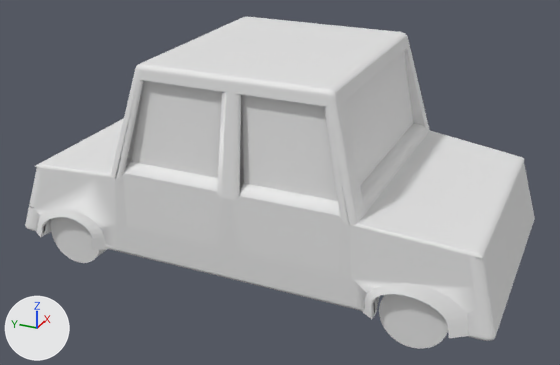
Renders of the FBX model Assets/3D Models/Completed/car-redone.fbx from each side of a commit.
One viewpoint serves both versions: a 50 mm lens placed at (-5.47, -2.44, 3.36), pointed at (-0.09, -0.02, 0.67). Arrows for +X, +Y and +Z are at lower left; the lights stay in place. Where no turn or scale is listed for an object, it has been applied to the vertices. Vertices at the same position are counted once.
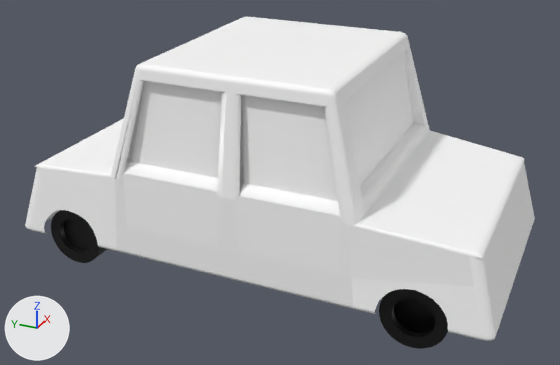
Commit message: car pt 2

Patch to the scene script:
```diff
--- a/Assets/3D Models/Completed/car-redone.fbx.py
+++ b/Assets/3D Models/Completed/car-redone.fbx.py
@@ mat_material @@
 mat_material = principled_material('Material')
-mat_material.base_color = (0.8, 0.8, 0.8)  # white #e7e7e7
+mat_material.base_color = (1.0, 1.0, 1.0)  # white #ffffff
@@ mat_material_001 @@
+mat_material_001 = principled_material('Material.001')
+mat_material_001.base_color = (0.0, 0.0, 0.0)  # black #000000
@@ me_cylinder @@
 # used by ob_cylinder; location = (0.004, -1.425, 0.25)
-me_cylinder.from_pydata(...)  # 512 vertices, 328 faces; spans x -0.95..0.95, y -0.25..3.15, z -0.25..0.25
+me_cylinder.from_pydata(...)  # 512 vertices, 391 faces; spans x -0.95..0.95, y -0.25..3.15, z -0.25..0.25
+# me_cylinder part 3
+# 64 vertices are removed from x -0.89, y -0.16..3.06, z -0.14..0.17
+# 2 faces are deleted
+# 56 new vertices lie (0.05, 0.0, 0.0) away from vertices in x -0.95, y -0.16..3.06, z -0.16..0.16
+# 8 new vertices lie (0.05, 0.0, 0.01) away from vertices in x -0.95, y -0.06..2.96, z -0.15..0.15
+# 65 new faces join them
+# me_cylinder part 4: 326 faces spanning x -0.95..0.95, y -0.25..3.15, z -0.25..0.25 switch from no material to mat_material_001 (black #000000)
@@ me_cube @@
 # used by ob_cube; location = (0.0, 0.0, 0.917)
-me_cube.from_pydata(...)  # 1470 vertices, 1246 faces; spans x -1.03..1.05, y -1.99..1.99, z -0.71..0.88
+me_cube.from_pydata(...)  # 1304 vertices, 1074 faces; spans x -1.0..1.0, y -1.99..1.99, z -0.7..0.88
+# me_cube part 1: 11 vertices moved from x -1.0..1.0, y 1.23..1.75, z -0.69..-0.66 to x -1.0..1.0, y 1.21..1.99, z -0.69..-0.66; 150 vertices removed from x -1.03..1.05, y 1.03..1.99, z -0.71..-0.12; 79 vertices added at x -1.0..1.0, y 1.21..1.98, z -0.7..-0.11
+# me_cube part 2: 13 vertices moved from x -1.0..1.0, y -1.71..-1.16, z -0.69..-0.65 to x -1.0..1.0, y -1.69..-1.16, z -0.69..-0.65; 150 vertices removed from x -1.03..1.05, y -1.94..-0.92, z -0.7..-0.02; 55 vertices added at x -1.0..1.0, y -1.91..-1.0, z -0.69..-0.1
 me_cube.materials.append(mat_material)
```

Boxes (x1, y1, x2, y2) around the edits, measured in the pictures (560 x 365 px; the box of a moved part takes in the faces that stretch with it):
'Cube', recoloured, reshaped: (25, 17, 535, 341) in both
'Cylinder', reshaped: before (51, 217, 448, 349); after (51, 210, 448, 349)
part 1 of me_cube, moved or reshaped: before (29, 169, 117, 250); after (30, 169, 117, 250)
part 2 of me_cube, cut back: before (327, 107, 524, 338); after (351, 159, 524, 338)
part 3 of me_cylinder, built on: before (60, 219, 436, 337); after (60, 219, 435, 337)
part 4 of me_cylinder, recoloured (white to black): (51, 217, 448, 349) in both
